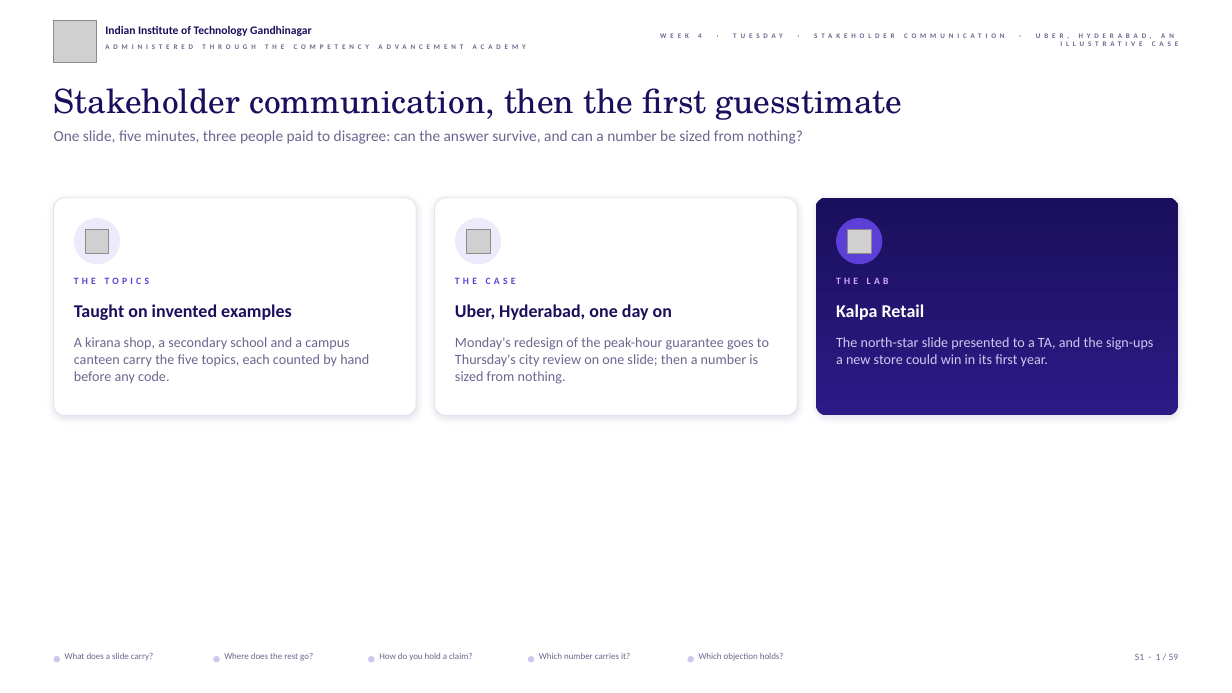
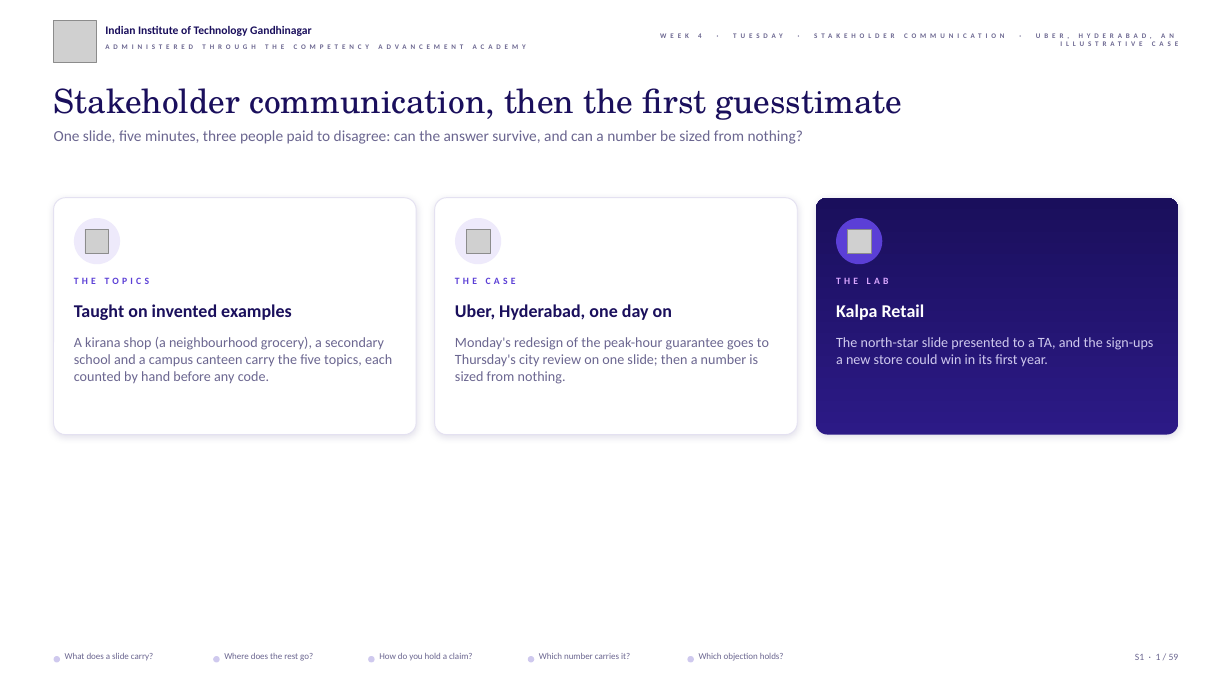
Before and after one commit to fde-academy-lab/c2-content-factory, a slide deck: slide 1 of content/W04/D2/slides/C2_W04_D02_half1_STUDENT.pptx. Drawn at 1232x693 pixels with LibreOffice and Linux fonts; fonts in the diff are those of the drawing; grey boxes stand for pictures; background and template pictures are left out. Boxes give left, top, right and bottom in pixels: in the first picture for what was removed or moved away, otherwise in the second. Text is boxed around its words. In the diff, an @@ line names an element or a change of style, - is before the commit and + after.

```diff
--- a/content/W04/D2/slides/C2_W04_D02_half1_STUDENT.pptx
+++ b/content/W04/D2/slides/C2_W04_D02_half1_STUDENT.pptx
@@ rounded rectangle: place and size @@
-rounded rectangle at (54, 198, 416, 416)
+rounded rectangle at (54, 198, 416, 434)
@@ rounded rectangle: place and size @@
-rounded rectangle at (434, 198, 797, 416)
+rounded rectangle at (434, 198, 797, 434)
@@ rounded rectangle: place and size @@
-rounded rectangle at (816, 198, 1178, 416)
+rounded rectangle at (816, 198, 1178, 434)
@@ text at (74, 337, 392, 383): text changed @@
-A kirana shop, a secondary school and a campus canteen carry the five topics, each counted by hand before any code.
+A kirana shop (a neighbourhood grocery), a secondary school and a campus canteen carry the five topics, each counted by hand before any code.
```
Also in this commit, not shown: 3 other slides changed, 38 other files.
